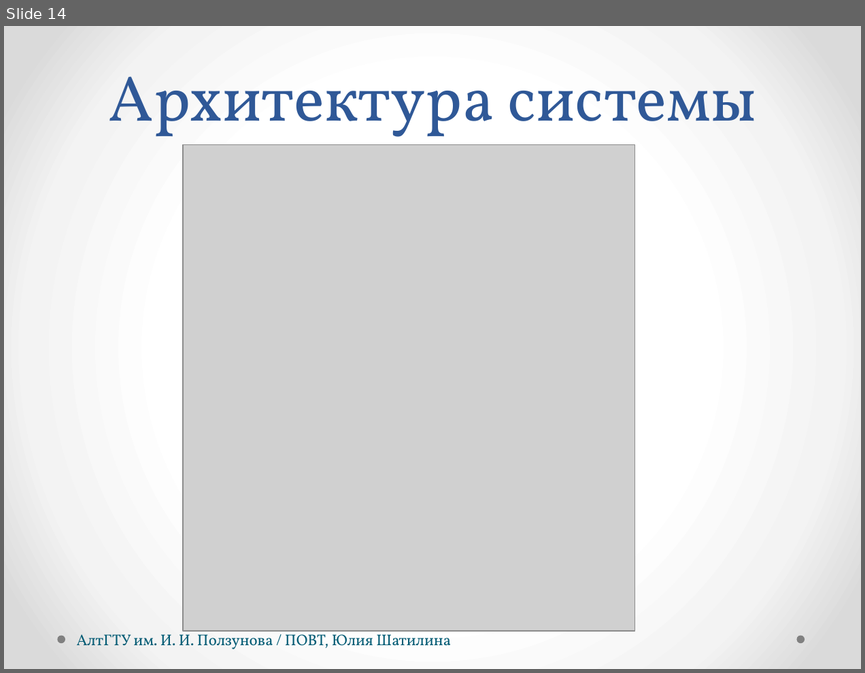
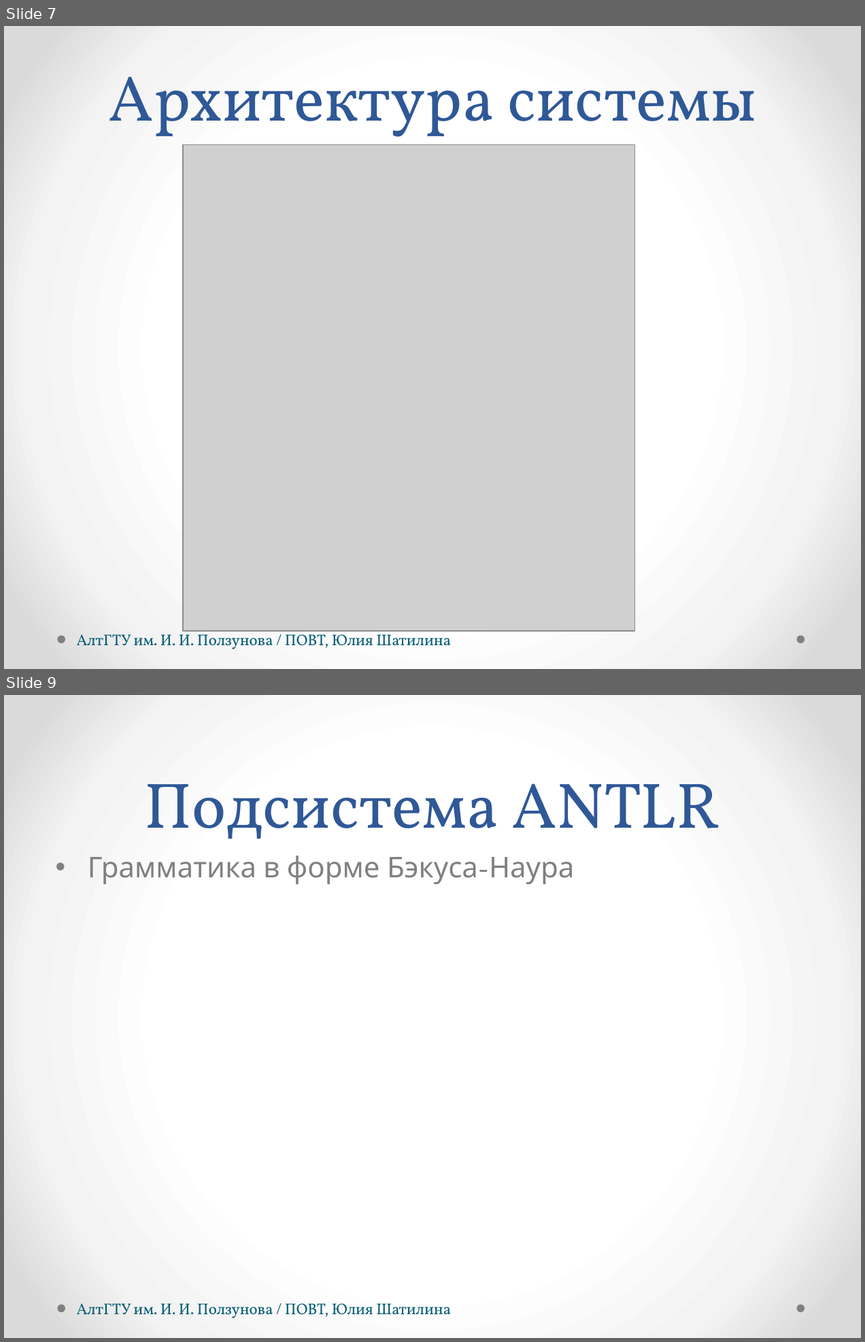
Before and after one commit to hisohito/proto-doc, a slide deck: shatilina.pptx. Shown one above the other, each under a label of ours: slide 14 before the commit, slides 7 and 9 after it; the slides between them are not shown. The pictures are 865x673 and 865x1342 pixels, drawn with LibreOffice and Linux fonts; fonts in the diff are those of the drawing; grey boxes stand for pictures. Boxes give left, top, right and bottom in pixels: in the first picture for what was removed or moved away, otherwise in the second. Text is boxed around its words. In the diff, an @@ line names an element or a change of style, - is before the commit and + after.

```diff
--- a/shatilina.pptx
+++ b/shatilina.pptx
@@ slide 9 added at box(4, 695, 861, 1338), background gradient #FFFFFF to #F4F4F4 to #DADADA; not listed: 2 template elements that a slide beside it also shows @@
@@ title added at box(145, 783, 720, 856), 54 pt, text #2F5897 @@
+Подсистема ANTLR
@@ text added at box(88, 855, 574, 884), 24 pt, text #808080 @@
+• Грамматика в форме Бэкуса-Наура
@@ text added at box(77, 1303, 451, 1318), 13 pt, text #045C75 @@
+АлтГТУ им. И. И. Ползунова / ПОВТ, Юлия Шатилина
@@ what was slide 14 is now slide 7 @@
```
Also in this commit, not shown: 10 slides changed, 2 other slides added, 2 slides removed.
